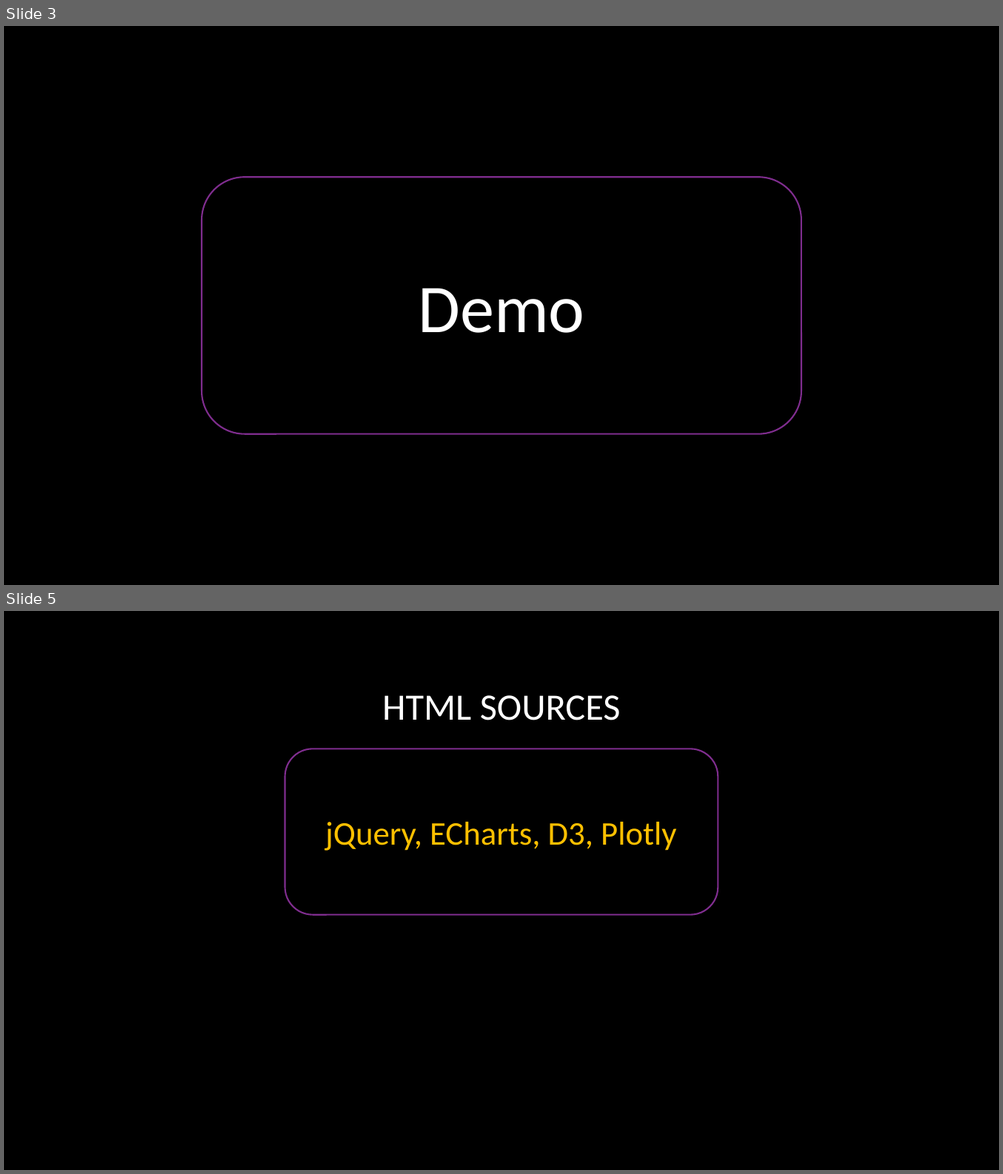
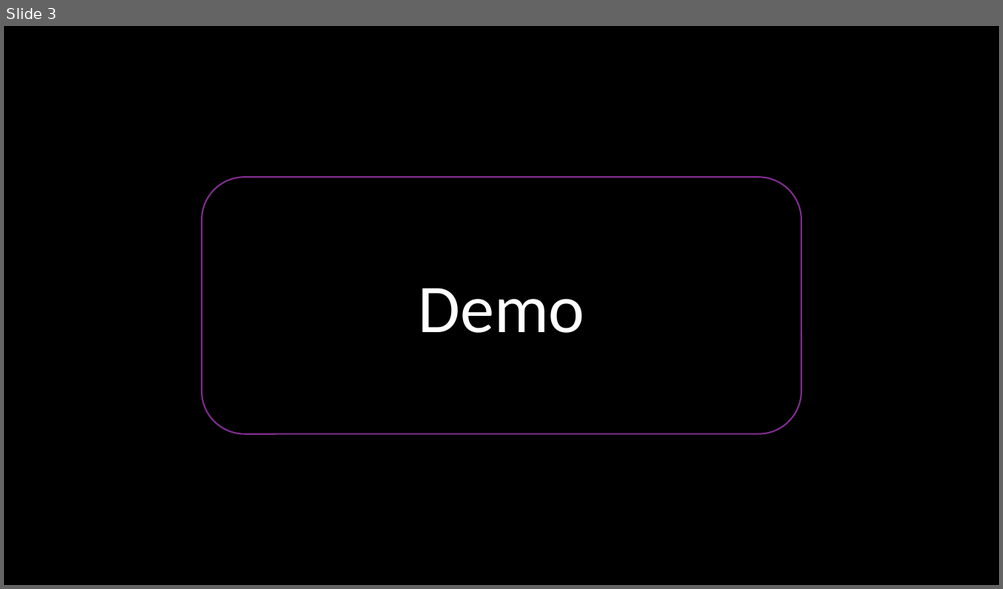
Before and after one commit to shriparna/us-mortality-stats, a slide deck: Presentation/project_03_group_04.pptx. Shown one above the other, each under a label of ours: slides 3 and 5 before the commit, slide 3 after it; the slides between them are not shown. The pictures are 1003x1174 and 1003x589 pixels, drawn with LibreOffice and Linux fonts; fonts in the diff are those of the drawing; background and template pictures are left out. Boxes give left, top, right and bottom in pixels: in the first picture for what was removed or moved away, otherwise in the second. Text is boxed around its words. In the diff, an @@ line names an element or a change of style, - is before the commit and + after.

```diff
--- a/Presentation/project_03_group_04.pptx
+++ b/Presentation/project_03_group_04.pptx
@@ slide 5 removed at [4,611,999,1170], background picture (left out) @@
@@ title removed at [382,695,620,721] @@
-HTML SOURCES
@@ rounded rectangle removed at [285,749,718,915] @@
-jQuery, ECharts, D3, Plotly
```
Also in this commit, not shown: 1 slide changed, 6 slides added, 5 other files.
